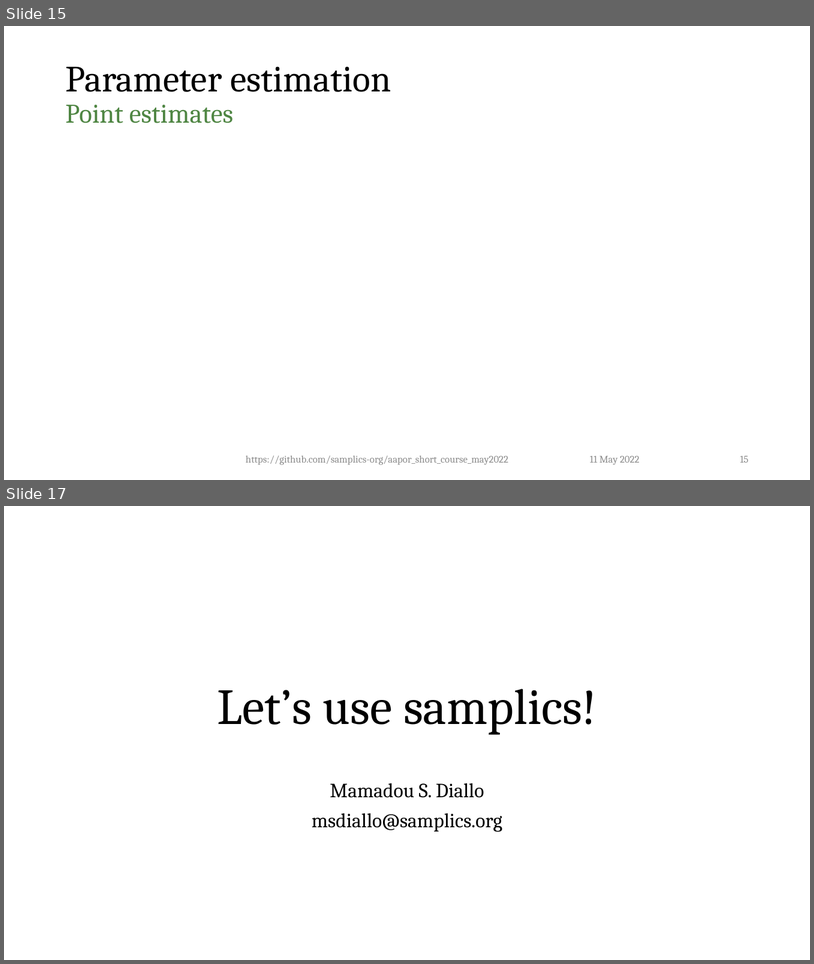
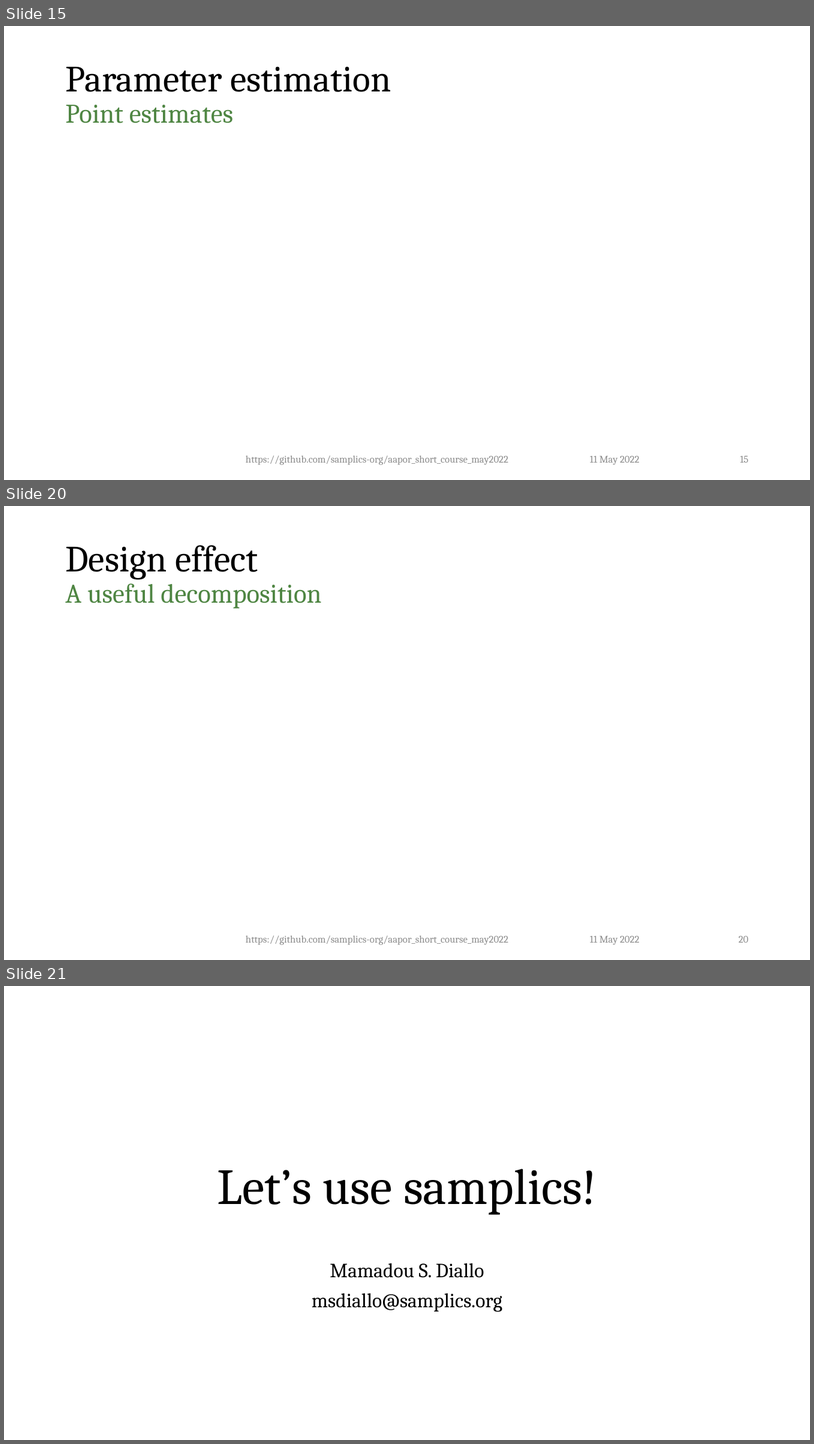
Before and after one commit to dalerhoda/aapor_short_course_may2022, a slide deck: notebooks/4_Introduction_to_Sampling.pptx. Shown one above the other, each under a label of ours: slides 15 and 17 before the commit, slides 15, 20 and 21 after it; the slides between them are not shown. The pictures are 814x964 and 814x1444 pixels, drawn with LibreOffice and Linux fonts; fonts in the diff are those of the drawing; grey boxes stand for pictures; background and template pictures are left out. Boxes give left, top, right and bottom in pixels: in the first picture for what was removed or moved away, otherwise in the second. Text is boxed around its words. In the diff, an @@ line names an element or a change of style, - is before the commit and + after.

Commit message:
new version of the course

```diff
--- a/notebooks/4_Introduction_to_Sampling.pptx
+++ b/notebooks/4_Introduction_to_Sampling.pptx
@@ slide 20 added at (4,506,810,960), background #FFFFFF @@
@@ title added at (65,545,321,609), 32 pt, text #4E8542 @@
+Design effect
+A useful decomposition
@@ text added at (246,935,509,945), 12 pt, text #8C8C8C @@
+https://github.com/samplics-org/aapor_short_course_may2022
@@ text added at (590,936,639,945), 12 pt, text #8C8C8C @@
+11 May 2022
@@ page number added at (739,936,749,942), 12 pt, text #8C8C8C @@
+20
@@ what was slide 17 is now slide 21 @@
```
Also in this commit, not shown: 1 slide changed, 3 other slides added, 11 other files.
